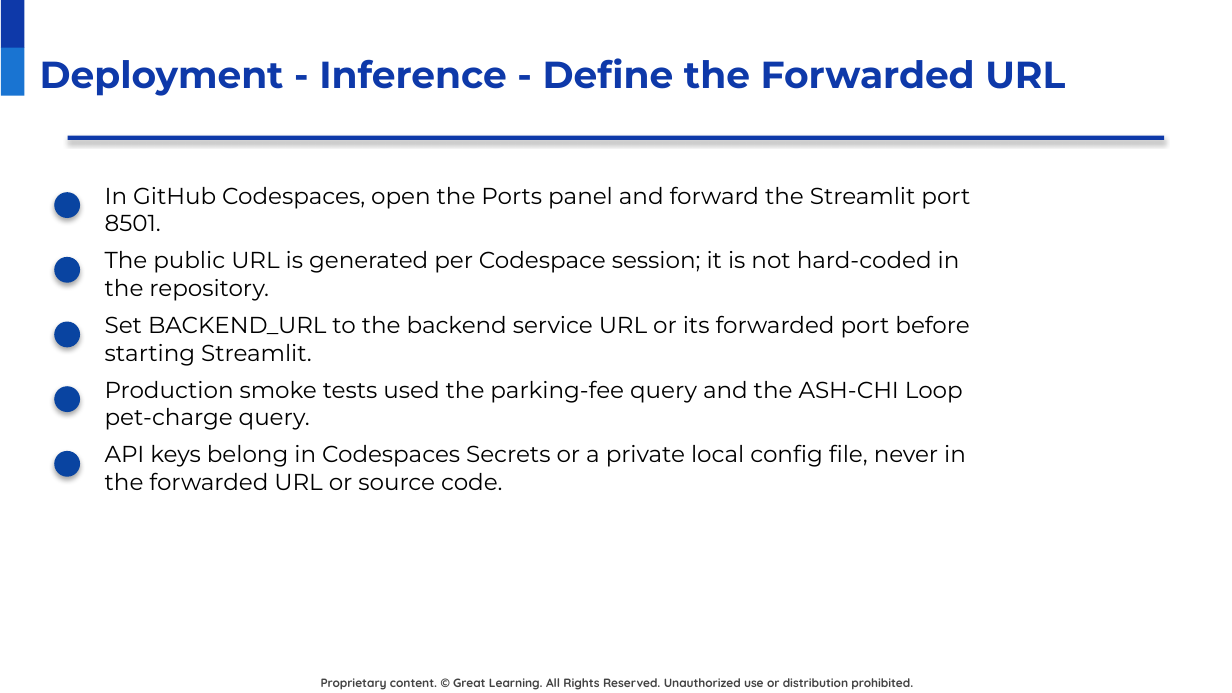
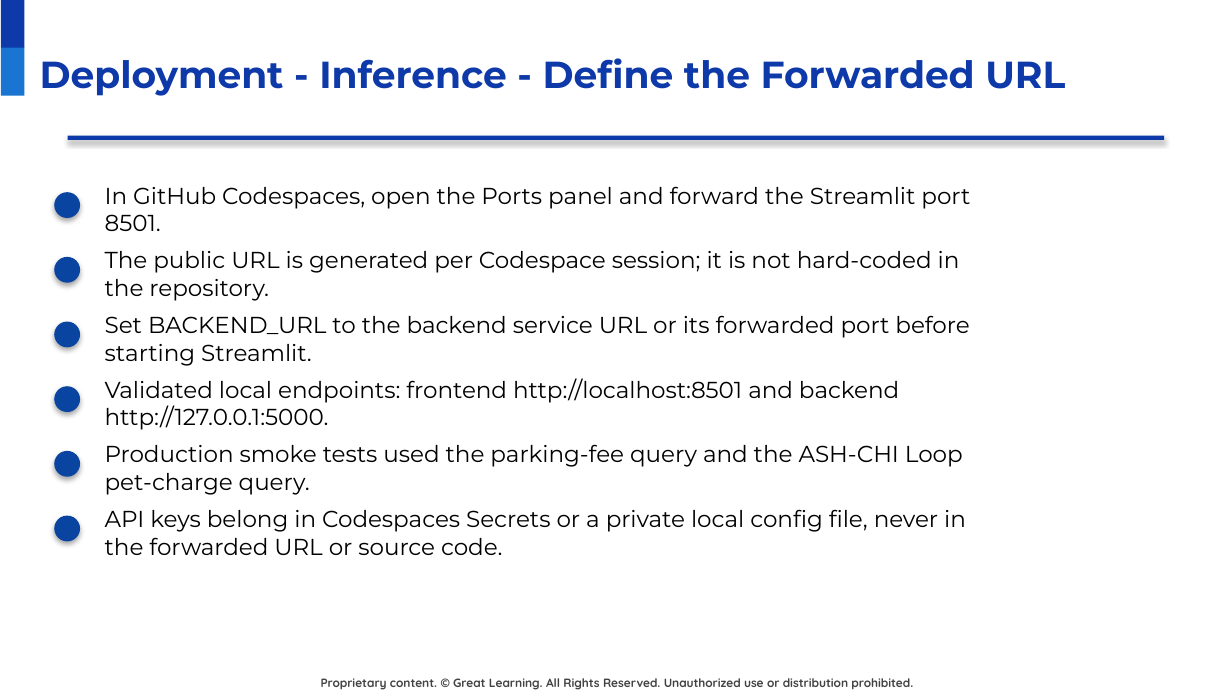
Before and after one commit to raovutukoor1/aurora-stay-qna, a slide deck: slide 27 of presentations/Aurora_Stays_RAG_Project_Presentation_Template_Style.pptx. Drawn at 1232x693 pixels with LibreOffice and Linux fonts; fonts in the diff are those of the drawing; background and template pictures are left out. Boxes give left, top, right and bottom in pixels: in the first picture for what was removed or moved away, otherwise in the second. Text is boxed around its words. In the diff, an @@ line names an element or a change of style, - is before the commit and + after.

```diff
--- a/presentations/Aurora_Stays_RAG_Project_Presentation_Template_Style.pptx
+++ b/presentations/Aurora_Stays_RAG_Project_Presentation_Template_Style.pptx
@@ text added at [105,378,899,430], 13.5 pt, text #000000 @@
+Validated local endpoints: frontend http://localhost:8501 and backend http://127.0.0.1:5000.
@@ text "Production smoke tests used the ...": place and size @@
-text "Production smoke tests used the ..." at [105,380,963,430]
+text "Production smoke tests used the ..." at [105,444,963,495]
@@ text "API keys belong in Codespaces ...": place and size @@
-text "API keys belong in Codespaces ..." at [105,444,966,490]
+text "API keys belong in Codespaces ..." at [105,509,966,555]
@@ ellipse added at [54,515,80,541], fill #0944A1 @@
```
Also in this commit, not shown: 6 other slides changed, 1 slide added, 1 slide removed, 2 other files.
